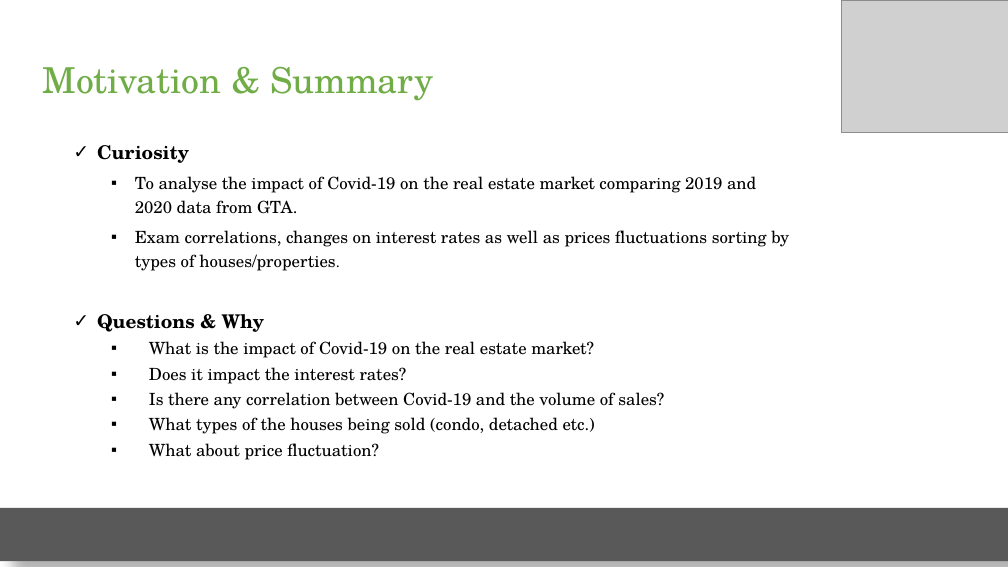
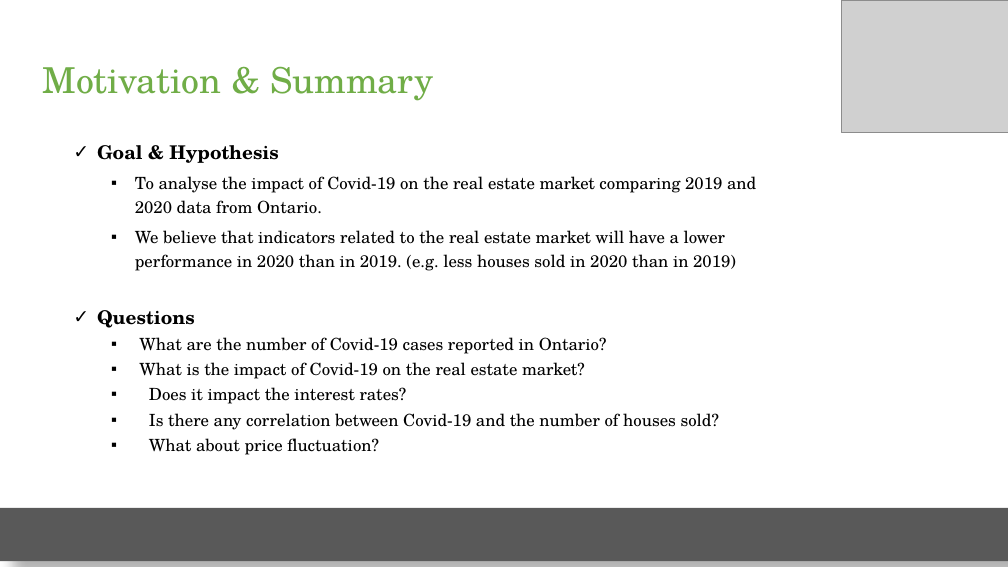
Before and after one commit to elubanska/GTA_real_estate_market, a slide deck: slide 2 of Real Estate Mkt.pptx. Drawn at 1008x567 pixels with LibreOffice and Linux fonts; fonts in the diff are those of the drawing; grey boxes stand for pictures. Boxes give left, top, right and bottom in pixels: in the first picture for what was removed or moved away, otherwise in the second. Text is boxed around its words. In the diff, an @@ line names an element or a change of style, - is before the commit and + after.

```diff
--- a/Real Estate Mkt.pptx
+++ b/Real Estate Mkt.pptx
@@ text at bbox=[97, 145, 756, 354]: text changed @@
-✓ Curiosity
-  ▪ To analyse the impact of Covid-19 on the real estate market comparing 2019 and 2020 data from GTA.
-  ▪ Exam correlations, changes on interest rates as well as prices fluctuations sorting by types of houses/properties.
-✓ Questions & Why
+✓ Goal & Hypothesis
+  ▪ To analyse the impact of Covid-19 on the real estate market comparing 2019 and 2020 data from Ontario.
+  ▪ We believe that indicators related to the real estate market will have a lower performance in 2020 than in 2019. (e.g. less houses sold in 2020 than in 2019)
+✓ Questions
+  ▪ What are the number of Covid-19 cases reported in Ontario?
@@ text at bbox=[149, 413, 719, 430]: text changed @@
-  ▪ Is there any correlation between Covid-19 and the volume of sales?
-  ▪ What types of the houses being sold (condo, detached etc.)
+  ▪ Is there any correlation between Covid-19 and the number of houses sold?
```
Also in this commit, not shown: 3 other slides changed, 1 slide added, 4 slides removed.
